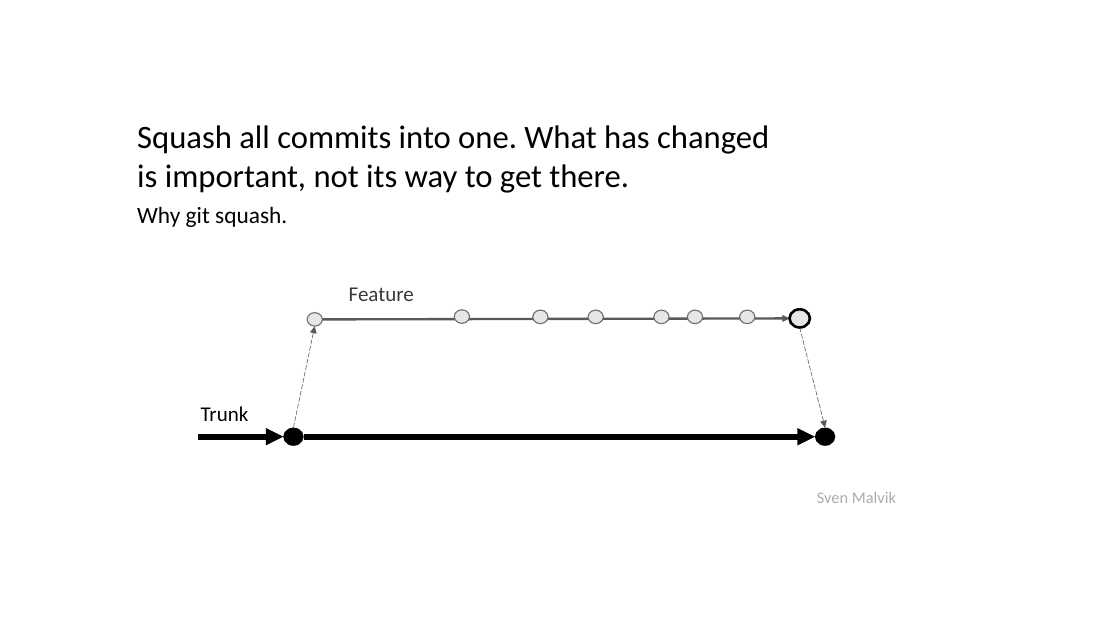
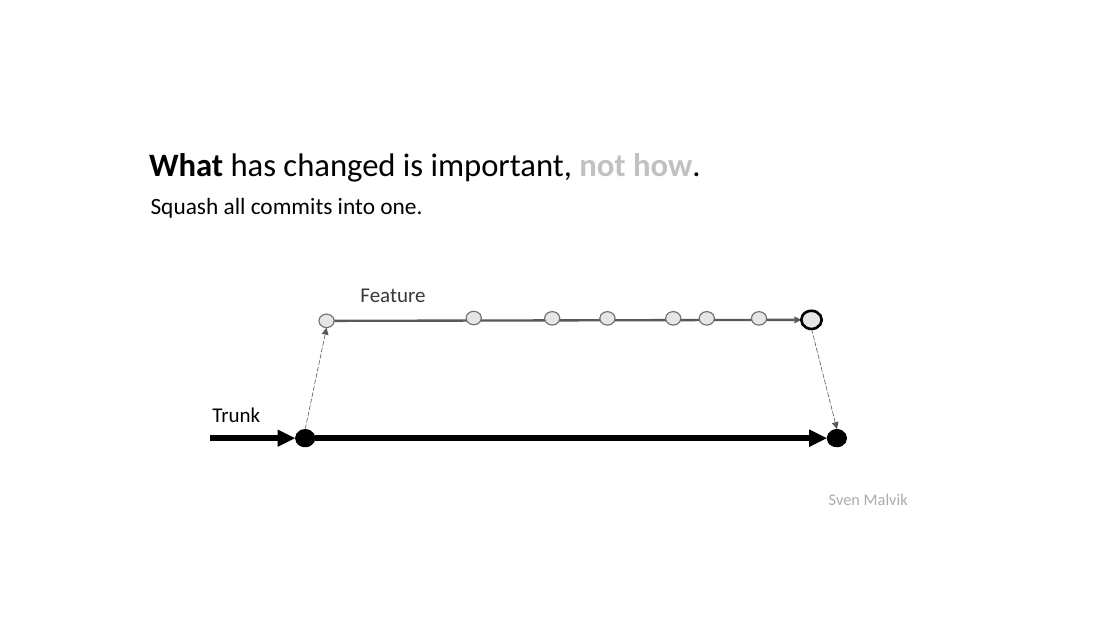
Before and after one commit to svenmalvik/insights, a slide deck: slide 1 of git/squash.pptx. Drawn at 1120x630 pixels with LibreOffice and Linux fonts; fonts in the diff are those of the drawing. Boxes give left, top, right and bottom in pixels: in the first picture for what was removed or moved away, otherwise in the second. Text is boxed around its words. In the diff, an @@ line names an element or a change of style, - is before the commit and + after.

Commit message:
Lagt til squash

```diff
--- a/git/squash.pptx
+++ b/git/squash.pptx
@@ text at [149, 153, 700, 182]: text changed @@
-Squash all commits into one. What has changed is important, not its way to get there.
+What has changed is important, not how.
@@ text at [151, 197, 422, 218]: text changed @@
-Why git squash.
+Squash all commits into one.
@@ 10 ellipses, 5 arrows, 3 texts: place and size @@
-10 ellipses, 5 arrows, 3 texts at [198, 287, 896, 503]
+10 ellipses, 5 arrows, 3 texts at [210, 288, 908, 505]
```
Also in this commit, not shown: 1 other file.
